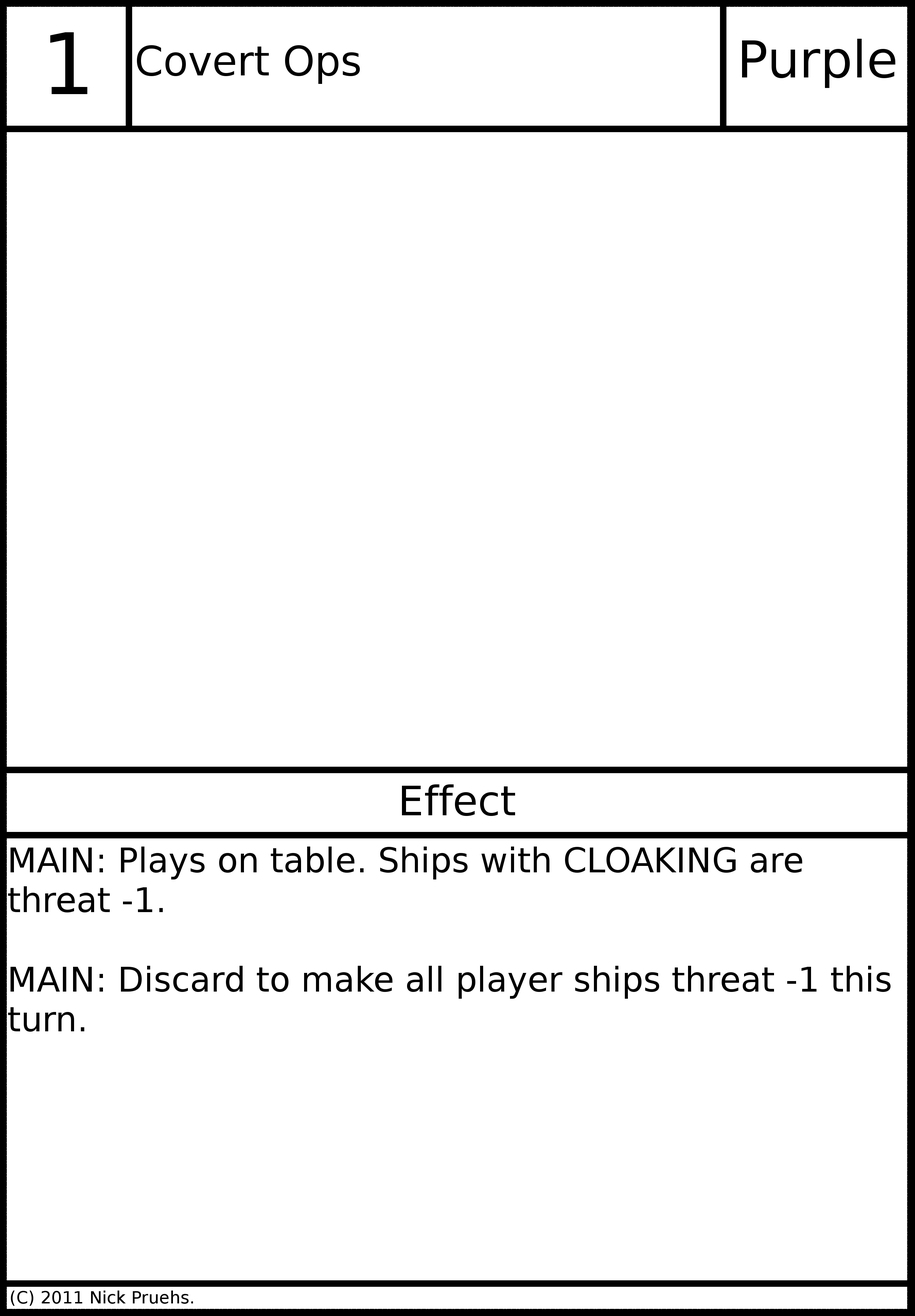
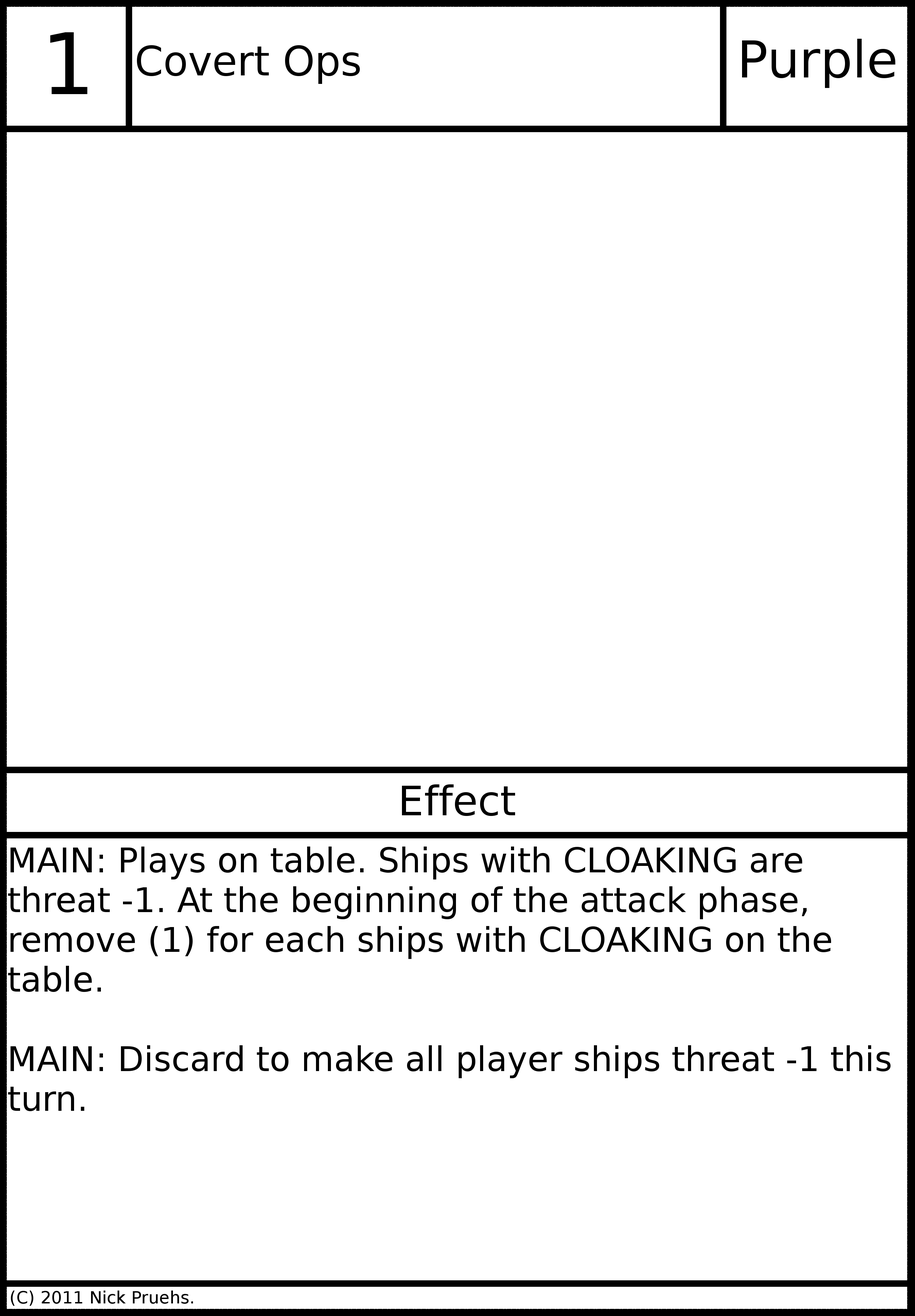
Before/after of a 915×1316 layered artwork. What changed in the layer stack:
painted on "Card Text" over (8, 886, 891, 1111)
